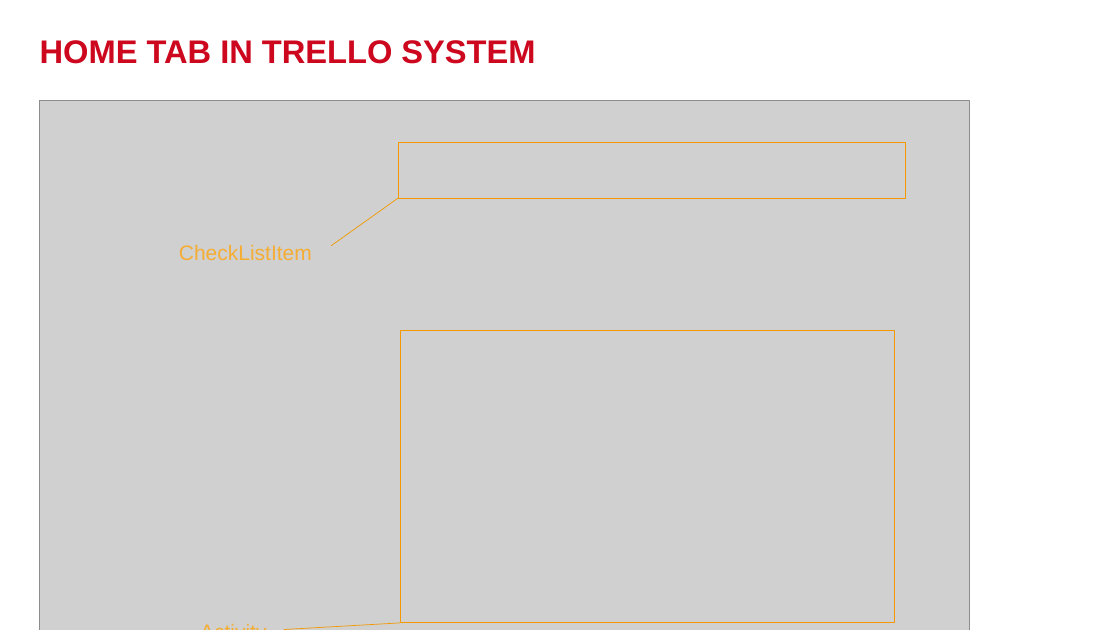
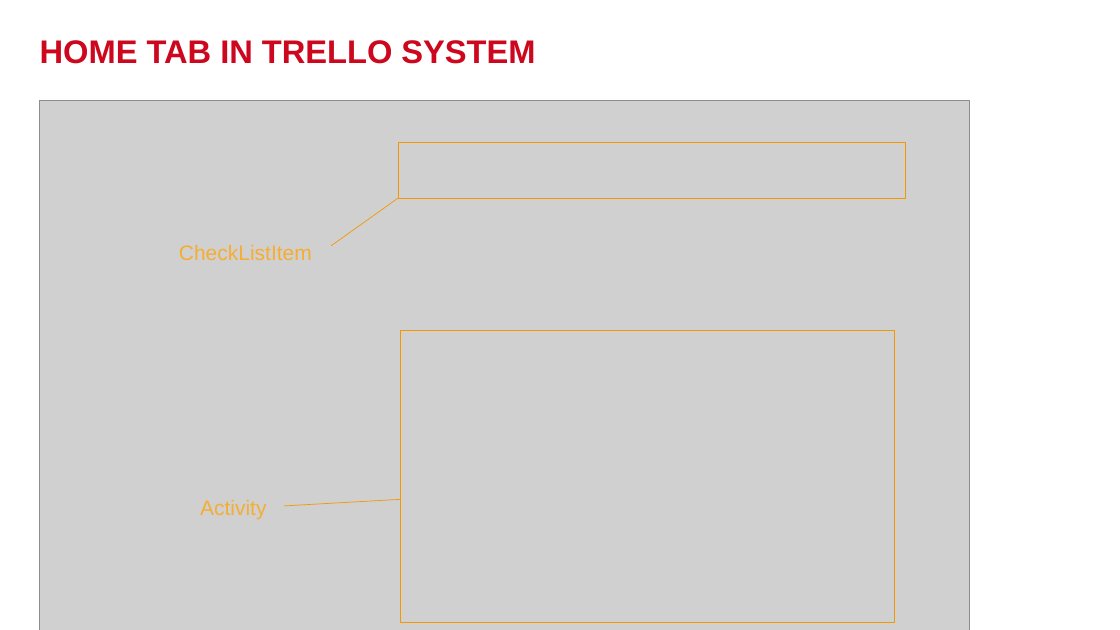
Before and after one commit to khoado-dev/YPP4-KhoaDo, a slide deck: slide 7 of Documents/Presentation/IntroductionFunctionInTrelloSystem.pptx. Drawn at 1120x630 pixels with LibreOffice and Linux fonts; fonts in the diff are those of the drawing; grey boxes stand for pictures; background and template pictures are left out. Boxes give left, top, right and bottom in pixels: in the first picture for what was removed or moved away, otherwise in the second. Text is boxed around its words. In the diff, an @@ line names an element or a change of style, - is before the commit and + after.

Commit message:
add: complete query of trello system based on slide

```diff
--- a/Documents/Presentation/IntroductionFunctionInTrelloSystem.pptx
+++ b/Documents/Presentation/IntroductionFunctionInTrelloSystem.pptx
@@ text "Activity" rewrapped from <box>192,610,284,630</box> to <box>200,500,266,520</box> @@
@@ line moved from (401, 623) - (284, 629) to (401, 499) - (284, 506) @@
```
Also in this commit, not shown: 1 other file.
